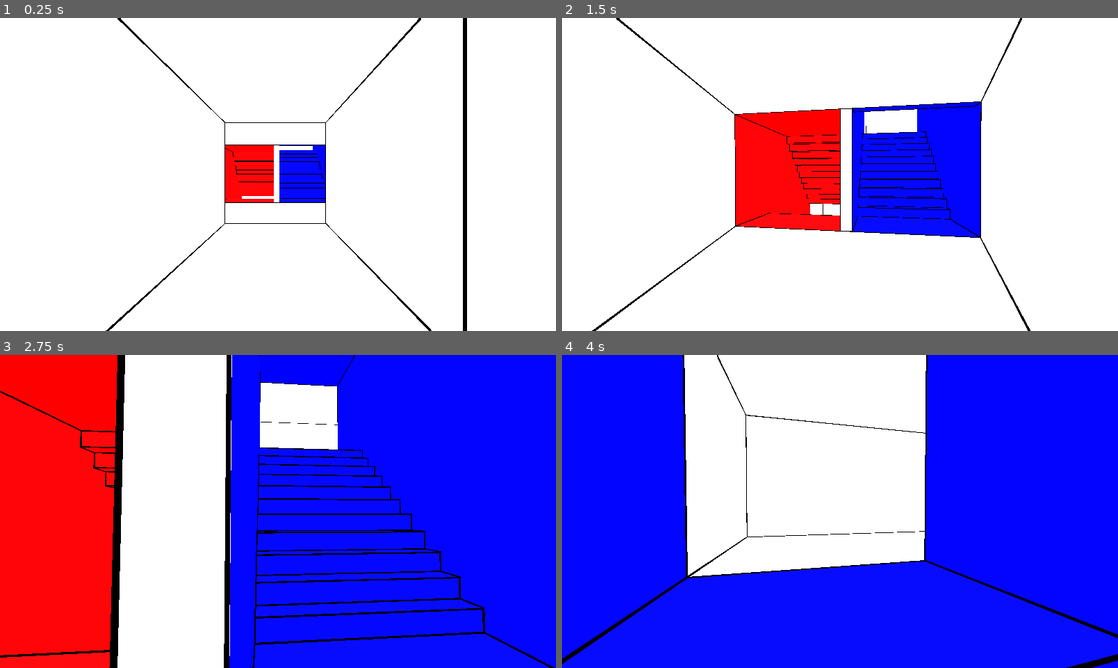
Above: before the commit, frames 1-4 (two rows, left to right).
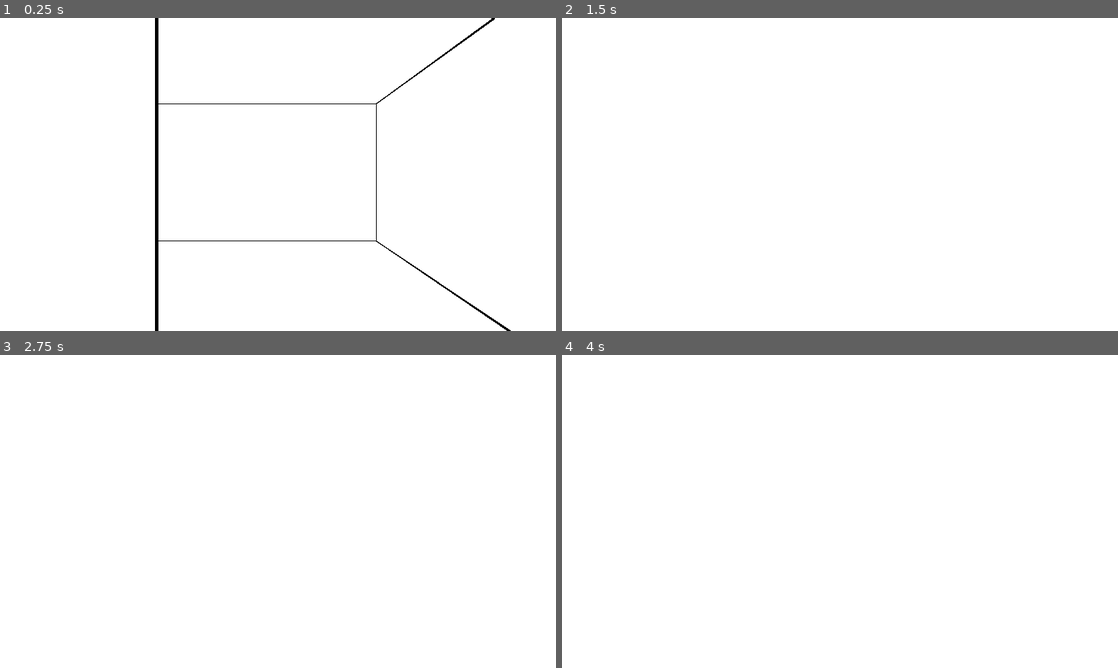
Above: after the commit, the same moments.

Repository: VojtaStruhar/antichamber-example
Game: Godot game, scene res://world.tscn
Two runs of this game, one before a commit and one after it. Both use one fixed random seed, a clock stepped at 60 frames per second and the inputs below. The project has no main scene, so this scene is started directly.
Inputs (mouse positions are in pixels of both pictures, inside the frame that each line leads up to):
- Up to frame 1 (0.25 s): no input
- Up to frame 2 (1.5 s): tap Enter (ui_accept) at 0.5, 0.77 s; move the mouse to (867, 174) at 0.52 s; hold Up from 0.53 s (still down); move the mouse to (812, 174) at 1.27 s
- Up to frame 3 (2.75 s): keep holding Up; tap Enter (ui_accept) at 1.52 s; move the mouse to (289, 505) at 2.02 s
- Up to frame 4 (4 s): keep holding Up; tap Enter (ui_accept) at 2.75, 3.02, 3.77 s; move the mouse to (834, 517) at 2.77 s; move the mouse to (878, 514) at 3.52 s

The runs differ from the first frame. In frame 1, 5.6% of the frame differs, in the area x 19-92%, y 0-100%; in frame 2, 16%; in frame 3, 78%, in the area x 0-100%, y 0-100%; in frame 4, 71%.

Commit message:
Hook up portals together

Diff:
--- a/antichamber.gd
+++ b/antichamber.gd
@@ -1,11 +1,29 @@
 extends Node3D
 
+@onready var entry_portal: Portal3D = %EntryPortal
+@onready var win_portal: Portal3D = %WinPortal
+@onready var blue_portal: Portal3D = %BluePortal
+@onready var red_portal: Portal3D = %RedPortal
 
-# Called when the node enters the scene tree for the first time.
+@onready var win_indicator: Node3D = %WinIndicator
+
+var red_completed: bool = false
+var blue_completed: bool = false
+
 func _ready() -> void:
-	pass # Replace with function body.
+	win_indicator.visible = false
 
+func _on_blue_portal_on_teleport(node: Node3D) -> void:
+	blue_completed = true
+	entry_portal.exit_portal = blue_portal
+	check_completion()
 
-# Called every frame. 'delta' is the elapsed time since the previous frame.
-func _process(delta: float) -> void:
-	pass
+func _on_red_portal_on_teleport(node: Node3D) -> void:
+	red_completed = true
+	entry_portal.exit_portal = red_portal
+	check_completion()
+
+func check_completion() -> void:
+	if blue_completed and red_completed:
+		entry_portal.exit_portal = win_portal
+		win_indicator.visible = true
--- a/world.tscn
+++ b/world.tscn
@@ -62,7 +62,7 @@
 environment = SubResource("Environment_tlwt5")
 
 [node name="Player" type="CharacterBody3D" parent="." node_paths=PackedStringArray("camera")]
-transform = Transform3D(-5.96046e-08, 0, -1, 0, 1, 0, 1, 0, -5.96046e-08, -6.02657, 1.05097, 0.057735)
+transform = Transform3D(1, 0, -1.58933e-08, 0, 1, 0, 1.58933e-08, 0, 1, -4.42657, 1.05097, 10.9577)
 collision_layer = 32769
 floor_max_angle = 0.872665
 script = ExtResource("1_f3sb7")
@@ -136,19 +136,27 @@
 omni_attenuation = -3.149
 
 [node name="Hall-Win" parent="." instance=ExtResource("8_ioo17")]
-transform = Transform3D(1, 0, 0, 0, 1, 0, 0, 0, 1, -6, 0, 7)
+transform = Transform3D(1, 0, 0, 0, 1, 0, 0, 0, 1, -10, 0, 7)
 
 [node name="Hall-Win-Outline" parent="Hall-Win" instance=ExtResource("9_wse8f")]
 
-[node name="OmniLight3D" type="OmniLight3D" parent="Hall-Win"]
-transform = Transform3D(1, 0, 0, 0, 1, 0, 0, 0, 1, 6.20035, 0.994639, 2.35798)
+[node name="WinIndicator" type="Node3D" parent="Hall-Win"]
+unique_name_in_owner = true
+transform = Transform3D(1, 0, 0, 0, 1, 0, 0, 0, 1, 6, 1, 2.1)
+
+[node name="GreenLight" type="OmniLight3D" parent="Hall-Win/WinIndicator"]
 light_color = Color(1, 0, 1, 1)
 light_energy = 1.806
 light_negative = true
 omni_range = 4.318
 omni_attenuation = -1.25
 
+[node name="Label3D" type="Label3D" parent="Hall-Win/WinIndicator"]
+transform = Transform3D(-1, 0, -8.74228e-08, 0, 1, 0, 8.74228e-08, 0, -1, 0, 0, 2.8)
+text = "YOU WIN!!!"
+
 [node name="EntryPortal" type="Node3D" parent="." node_paths=PackedStringArray("exit_portal") groups=["portals"]]
+unique_name_in_owner = true
 process_priority = 100
 process_physics_priority = 100
 transform = Transform3D(-1, 0, -8.74228e-08, 0, 1, 0, 8.74228e-08, 0, -1, -6, 1, 3)
@@ -157,7 +165,7 @@
 _teleport_area_path = NodePath("TeleportArea")
 _teleport_collider_path = NodePath("TeleportArea/Collider")
 portal_size = Vector2(2, 2)
-exit_portal = NodePath("../BluePortal")
+exit_portal = NodePath("../WinPortal")
 portal_render_layer = 524288
 portal_frame_width = 0.0
 viewport_size_mode = 0
@@ -185,9 +193,10 @@
 shape = SubResource("BoxShape3D_hiqwa")
 
 [node name="WinPortal" type="Node3D" parent="." node_paths=PackedStringArray("exit_portal") groups=["portals"]]
+unique_name_in_owner = true
 process_priority = 100
 process_physics_priority = 100
-transform = Transform3D(1, 0, 1.74846e-07, 0, 1, 0, -1.74846e-07, 0, 1, -6, 1, 6.9)
+transform = Transform3D(1, 0, 1.74846e-07, 0, 1, 0, -1.74846e-07, 0, 1, -10, 1, 6.9)
 script = ExtResource("10_ic0uy")
 _portal_mesh_path = NodePath("Portal3D_Mesh")
 _teleport_area_path = NodePath("TeleportArea")
@@ -221,6 +230,7 @@
 shape = SubResource("BoxShape3D_hiqwa")
 
 [node name="BluePortal" type="Node3D" parent="." node_paths=PackedStringArray("exit_portal") groups=["portals"]]
+unique_name_in_owner = true
 process_priority = 100
 process_physics_priority = 100
 transform = Transform3D(1, 0, 0, 0, 1, 0, 0, 0, 1, -0.6, 3.2, 2.1)
@@ -257,6 +267,7 @@
 shape = SubResource("BoxShape3D_hiqwa")
 
 [node name="RedPortal" type="Node3D" parent="." node_paths=PackedStringArray("exit_portal") groups=["portals"]]
+unique_name_in_owner = true
 process_priority = 100
 process_physics_priority = 100
 transform = Transform3D(1, 0, 0, 0, 1, 0, 0, 0, 1, -0.6, -1.2, -2.38419e-07)
@@ -291,3 +302,6 @@
 
 [node name="Collider" type="CollisionShape3D" parent="RedPortal/TeleportArea"]
 shape = SubResource("BoxShape3D_hiqwa")
+
+[connection signal="on_teleport" from="BluePortal" to="." method="_on_blue_portal_on_teleport"]
+[connection signal="on_teleport" from="RedPortal" to="." method="_on_red_portal_on_teleport"]
